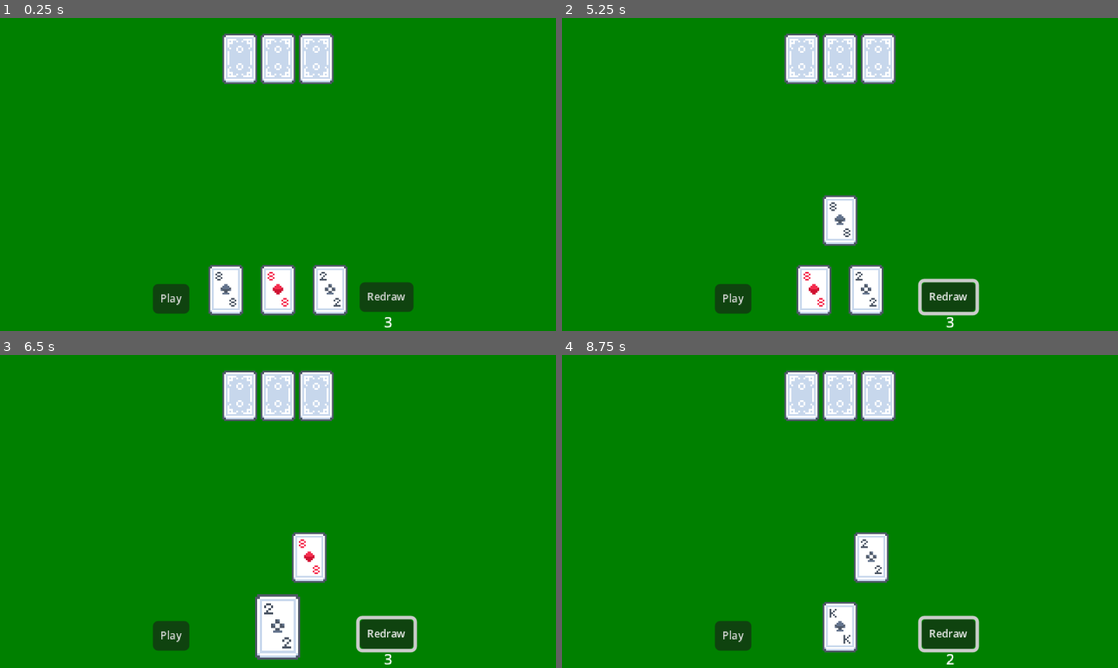
Above: before the commit, frames 1-4 (two rows, left to right).
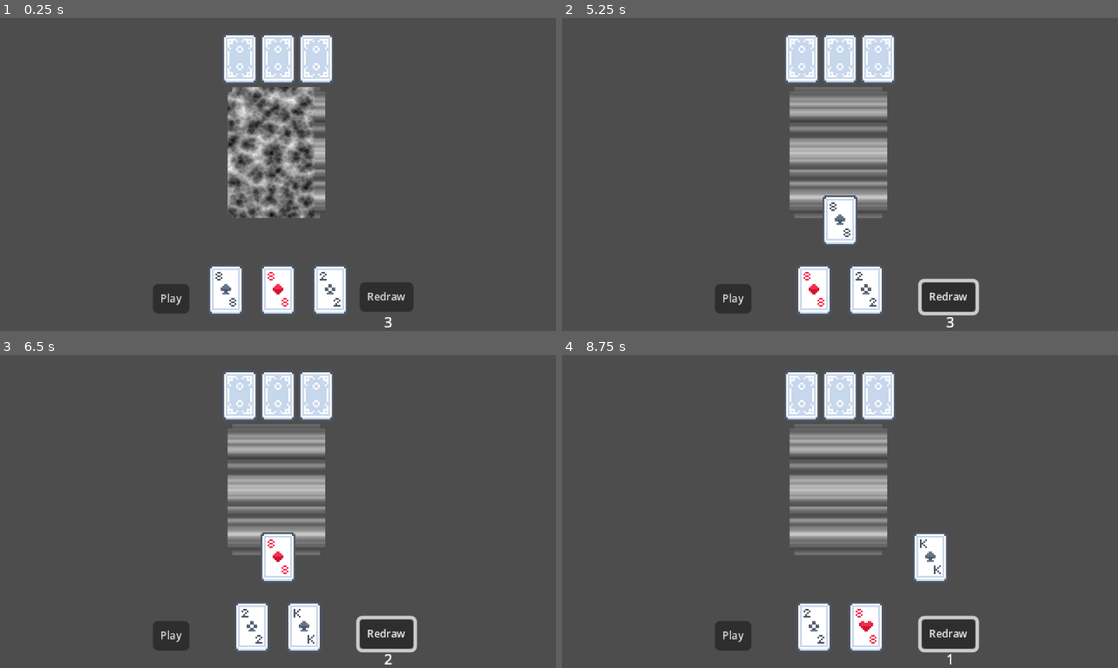
Above: after the commit, the same moments.

Repository: s-mnto/CardProject
Game: Godot game, scene res://Scenes/main.tscn
Same seed, same stepped clock (60 frames per second), same inputs: the game is played once before the commit and once after it.
Inputs (mouse positions are in pixels of both pictures, inside the frame that each line leads up to):
- Up to frame 1 (0.25 s): no input
- Up to frame 2 (5.25 s): click "Redraw" at 0.5 s; click "Play" at 1.25 s; click "Play" at 2 s; click "Redraw" at 2.75 s; click "Play" at 3.5 s; click "Redraw" at 4.25 s; tap Enter at 5 s; move the mouse to (789, 290) at 5.02 s; click (789, 290) at 5.17 s
- Up to frame 3 (6.5 s): tap Space at 5.75 s; move the mouse to (250, 627) at 5.77 s; click (250, 627) at 5.92 s
- Up to frame 4 (8.75 s): move the mouse to (840, 627) at 6.52 s; click (840, 627) at 6.67 s; move the mouse to (801, 395) at 7.27 s; click (801, 395) at 7.42 s; tap Enter at 8 s; move the mouse to (840, 395) at 8.02 s; click (840, 395) at 8.17 s

The runs differ from the first frame. In frame 1, 94% of the frame differs, in the area x 0-100%, y 0-100%; in frame 2, 94%; in frame 3, 96%; in frame 4, 96%.

Commit message:
Add sound

Diff:
--- a/Scenes/card_ui.tscn
+++ b/Scenes/card_ui.tscn
@@ -1,6 +1,7 @@
-[gd_scene load_steps=2 format=3 uid="uid://22irrsv7en0k"]
+[gd_scene load_steps=3 format=3 uid="uid://22irrsv7en0k"]
 
 [ext_resource type="Script" uid="uid://dwewflj42cpge" path="res://Scripts/card_ui.gd" id="1_e1hm3"]
+[ext_resource type="AudioStream" uid="uid://cbfgl17iclhtm" path="res://Assets/Audio/Cards/card-shove-3.ogg" id="2_y8epe"]
 
 [node name="CardUI" type="Control"]
 custom_minimum_size = Vector2(32, 32)
@@ -27,3 +28,6 @@
 anchor_bottom = 1.0
 grow_horizontal = 2
 grow_vertical = 2
+
+[node name="HoverSound" type="AudioStreamPlayer2D" parent="."]
+stream = ExtResource("2_y8epe")
--- a/Scenes/main.tscn
+++ b/Scenes/main.tscn
@@ -1,8 +1,33 @@
-[gd_scene load_steps=4 format=3 uid="uid://um6upy8f8l1e"]
+[gd_scene load_steps=15 format=3 uid="uid://um6upy8f8l1e"]
 
 [ext_resource type="Script" uid="uid://c5hm0q62ivno1" path="res://Scripts/main.gd" id="1_bo1nx"]
 [ext_resource type="Script" uid="uid://c2sk5w3xj13hr" path="res://Scripts/game_manager.gd" id="2_8gbba"]
+[ext_resource type="Shader" uid="uid://c7degfccaunnx" path="res://Scripts/Shaders/main.gdshader" id="2_hptm8"]
 [ext_resource type="Script" uid="uid://7fodj0ux1u5b" path="res://Scripts/animation_manager.gd" id="2_jjvhh"]
+[ext_resource type="AudioStream" uid="uid://0qe78g8xjl6p" path="res://Assets/Audio/Cards/card-place-1.ogg" id="3_344ge"]
+[ext_resource type="Texture2D" uid="uid://cnmyr4rg7rswx" path="res://Assets/Cards/card_back.png" id="3_d1ilt"]
+[ext_resource type="AudioStream" uid="uid://60o4x00xrgn8" path="res://Assets/Audio/Cards/card-place-2.ogg" id="4_ynf5e"]
+[ext_resource type="AudioStream" uid="uid://dvkk6862pk28u" path="res://Assets/Audio/switch2.ogg" id="6_6bp64"]
+[ext_resource type="Script" uid="uid://b8bycgmmlkstv" path="res://Scripts/sound_manager.gd" id="7_6iyac"]
+[ext_resource type="AudioStream" uid="uid://cmih4ol04ywfi" path="res://Assets/Audio/Cards/card-shove-1.ogg" id="7_344ge"]
+
+[sub_resource type="FastNoiseLite" id="FastNoiseLite_hptm8"]
+noise_type = 2
+frequency = 0.02
+
+[sub_resource type="NoiseTexture2D" id="NoiseTexture2D_d1ilt"]
+noise = SubResource("FastNoiseLite_hptm8")
+
+[sub_resource type="ShaderMaterial" id="ShaderMaterial_6iyac"]
+shader = ExtResource("2_hptm8")
+shader_parameter/noise_img = SubResource("NoiseTexture2D_d1ilt")
+
+[sub_resource type="AudioStreamRandomizer" id="AudioStreamRandomizer_fdnlq"]
+streams_count = 2
+stream_0/stream = ExtResource("3_344ge")
+stream_0/weight = 2.471
+stream_1/stream = ExtResource("4_ynf5e")
+stream_1/weight = 4.676
 
 [node name="Main" type="Control" node_paths=PackedStringArray("game_manager")]
 layout_mode = 3
@@ -14,10 +39,30 @@
 script = ExtResource("1_bo1nx")
 game_manager = NodePath("GameManager")
 
+[node name="Background" type="Sprite2D" parent="."]
+material = SubResource("ShaderMaterial_6iyac")
+position = Vector2(159, 76)
+scale = Vector2(2.8125, 2.59375)
+texture = ExtResource("3_d1ilt")
+
 [node name="AnimationManager" type="Node" parent="."]
 script = ExtResource("2_jjvhh")
 
-[node name="GameManager" type="Control" parent="." node_paths=PackedStringArray("anim")]
+[node name="SoundManager" type="Node2D" parent="."]
+script = ExtResource("7_6iyac")
+
+[node name="PutOnTableSound" type="AudioStreamPlayer2D" parent="SoundManager"]
+stream = SubResource("AudioStreamRandomizer_fdnlq")
+volume_db = 0.2
+
+[node name="ButtonSound" type="AudioStreamPlayer2D" parent="SoundManager"]
+stream = ExtResource("6_6bp64")
+volume_db = 5.0
+
+[node name="EraseSound" type="AudioStreamPlayer2D" parent="SoundManager"]
+stream = ExtResource("7_344ge")
+
+[node name="GameManager" type="Control" parent="." node_paths=PackedStringArray("anim", "sfx")]
 layout_mode = 1
 anchors_preset = 15
 anchor_right = 1.0
@@ -26,6 +71,7 @@
 grow_vertical = 2
 script = ExtResource("2_8gbba")
 anim = NodePath("../AnimationManager")
+sfx = NodePath("../SoundManager")
 
 [node name="Player" type="HBoxContainer" parent="GameManager"]
 custom_minimum_size = Vector2(32, 32)
--- /dev/null
+++ b/Scripts/Shaders/main.gdshader
@@ -0,0 +1,10 @@
+shader_type canvas_item;
+
+uniform sampler2D noise_img;
+
+void fragment() {
+	vec2 uv = vec2(UV.x + TIME, UV.y);
+
+	COLOR.rgb = texture(noise_img, uv).rgb;
+	COLOR.a = texture(TEXTURE, UV).a;
+}
--- a/Scripts/animation_manager.gd
+++ b/Scripts/animation_manager.gd
@@ -12,7 +12,7 @@
 
 func redraw_animation(card: CardUI) -> void:
 	tween.set_ease(Tween.EASE_OUT).set_trans(Tween.TRANS_SINE)
-	tween.tween_property(card, "position", Vector2(300, card.position.y), 1.2)
+	tween.tween_property(card, "position", Vector2(300, card.position.y), 0.6)
 	tween.tween_callback(card.queue_free)
 
 func reset_tween() -> void:
--- a/Scripts/game_manager.gd
+++ b/Scripts/game_manager.gd
@@ -1,11 +1,12 @@
 class_name GameManager extends Control
 
+const CARD_SCENE: PackedScene = preload("res://Scenes/card_ui.tscn")
 const WAIT_TIME: float = 0.8
 const ANIM_TIMER: float = 0.9
 const TOTAL_CARDS: int = 3
-const CARD_SCENE: PackedScene = preload("res://Scenes/card_ui.tscn")
 
 @export var anim: AnimationManager
+@export var sfx: SoundManager
 
 #Containers
 @onready var player_container: HBoxContainer = $Player
@@ -38,6 +39,7 @@
 		var card: CardResource = DeckManager.deck.pop_front()
 		player_hand.append(card)
 		_add_cards_to_player(card)
+		sfx.card_place_sound()
 
 func _deal_cards_to_computer(cards: int) -> void:
 	for i: int in range(cards):
@@ -66,6 +68,7 @@
 	else:
 		check_container.remove_child(card)
 		player_container.add_child(card)
+	sfx.card_place_sound()
 
 func _compare_hands() -> void:
 	anim.reset_tween()
@@ -85,8 +88,10 @@
 			anim.delete_card_animation(player)
 
 func _on_redraw_button_pressed() -> void:
-	if redraw_counter == 0:
+	if redraw_counter == 0 or check_container.get_child_count() == 0:
 		return
+
+	sfx.button_sound.play()
 
 	for played: CardUI in check_container.get_children():
 		anim.reset_tween()
@@ -108,12 +113,15 @@
 		return
 	buttons.hide()
 
+	sfx.button_sound.play()
+
 	for card: CardUI in check_container.get_children():
 		card.disable_clickable()
 
 	for card: CardUI in cpu_container.get_children():
 		cpu_container.remove_child(card)
 		played_computer_cards.add_child(card)
+		sfx.card_place_sound()
 		card.apply_texture()
 		await get_tree().create_timer(WAIT_TIME).timeout
 
@@ -123,5 +131,6 @@
 	restart_button.show()
 
 func _on_restart_button_pressed() -> void:
+	sfx.button_sound.play()
 	get_tree().reload_current_scene()
 	DeckManager._build_deck()
--- a/Scripts/main.gd
+++ b/Scripts/main.gd
@@ -8,8 +8,5 @@
 	SignalBus.updated_redraw_label.connect(_redraw_counter)
 	redraw_label.text = str(game_manager.redraw_counter)
 
-func _draw() -> void:
-	draw_circle(Vector2(100, 100), 350, Color.WEB_GREEN)
-
 func _redraw_counter(counter: int) -> void:
 	redraw_label.text = str(counter)
--- /dev/null
+++ b/Scripts/sound_manager.gd
@@ -0,0 +1,8 @@
+class_name SoundManager extends Node2D
+
+@onready var table_sound: AudioStreamPlayer2D = $PutOnTableSound
+@onready var button_sound: AudioStreamPlayer2D = $ButtonSound
+@onready var erase_sound: AudioStreamPlayer2D = $EraseSound
+
+func card_place_sound() -> void:
+	table_sound.play()
--- a/project.godot
+++ b/project.godot
@@ -29,8 +29,8 @@
 
 window/size/viewport_width=320
 window/size/viewport_height=180
-window/size/window_width_override=720
-window/size/window_height_override=360
+window/size/window_width_override=1280
+window/size/window_height_override=720
 window/stretch/mode="canvas_items"
 window/stretch/scale_mode="integer"
 
Not shown, added: Assets/Audio/Cards/card-fan-1.ogg.import
Not shown, added: Assets/Audio/Cards/card-fan-2.ogg.import
Not shown, added: Assets/Audio/Cards/card-place-1.ogg.import
Not shown, added: Assets/Audio/Cards/card-place-2.ogg.import
Not shown, added: Assets/Audio/Cards/card-place-3.ogg.import
Not shown, added: Assets/Audio/Cards/card-place-4.ogg.import
Not shown, added: Assets/Audio/Cards/card-shove-1.ogg.import
Not shown, added: Assets/Audio/Cards/card-shove-2.ogg.import
Not shown, added: Assets/Audio/Cards/card-shove-3.ogg.import
Not shown, added: Assets/Audio/Cards/card-shove-4.ogg.import
Not shown, added: Assets/Audio/Cards/card-shuffle.ogg.import
Not shown, added: Assets/Audio/Cards/card-slide-1.ogg.import
(and 200 more such lines)
